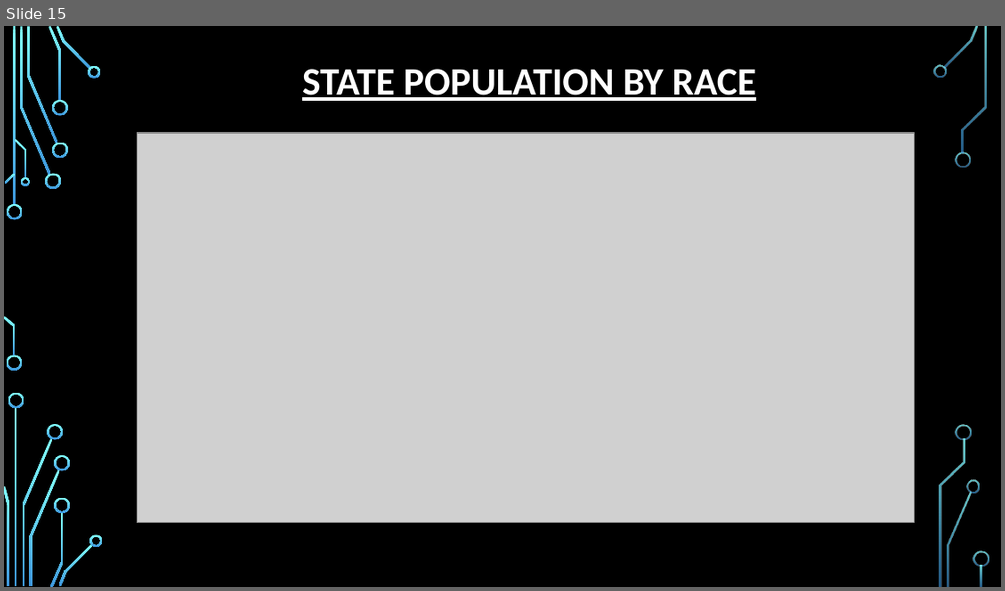
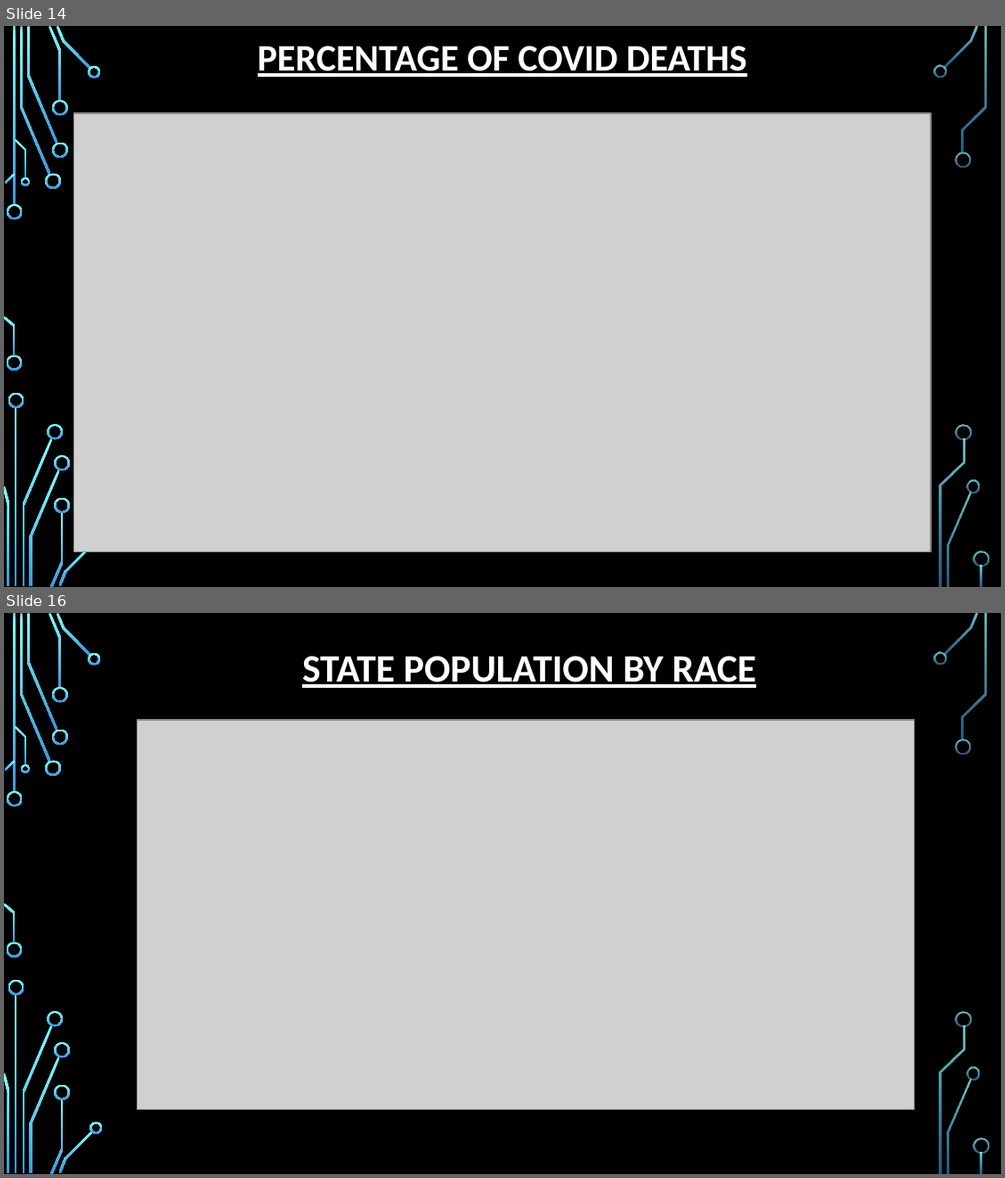
Before and after one commit to burnettaw/CMBKS-Group-5, a slide deck: Group_docs/Covid Analysis Project (BW,KT,CP,MS,SF).pptx. Shown one above the other, each under a label of ours: slide 15 before the commit, slides 14 and 16 after it; the slides between them are not shown. The pictures are 1005x591 and 1005x1178 pixels, drawn with LibreOffice and Linux fonts; fonts in the diff are those of the drawing; grey boxes stand for pictures; background and template pictures are left out. Boxes give left, top, right and bottom in pixels: in the first picture for what was removed or moved away, otherwise in the second. Text is boxed around its words. In the diff, an @@ line names an element or a change of style, - is before the commit and + after.

Commit message:
Update Covid Analysis Project (BW,KT,CP,MS,SF).pptx
Updated Covid Analsys PowerPoint Presentation

```diff
--- a/Group_docs/Covid Analysis Project (BW,KT,CP,MS,SF).pptx
+++ b/Group_docs/Covid Analysis Project (BW,KT,CP,MS,SF).pptx
@@ slide 14 added at bbox=[4, 26, 1001, 587], background picture (left out); not listed: 35 template elements that a slide beside it also shows @@
@@ title added at bbox=[258, 46, 747, 77], 27 pt, text #FFFFFF, bold, underline @@
+PERCENTAGE OF COVID DEATHS
@@ picture added at bbox=[73, 112, 930, 551] @@
@@ what was slide 15 is now slide 16 @@
```
Also in this commit, not shown: 8 slides changed, 3 other slides added, 3 slides removed.
